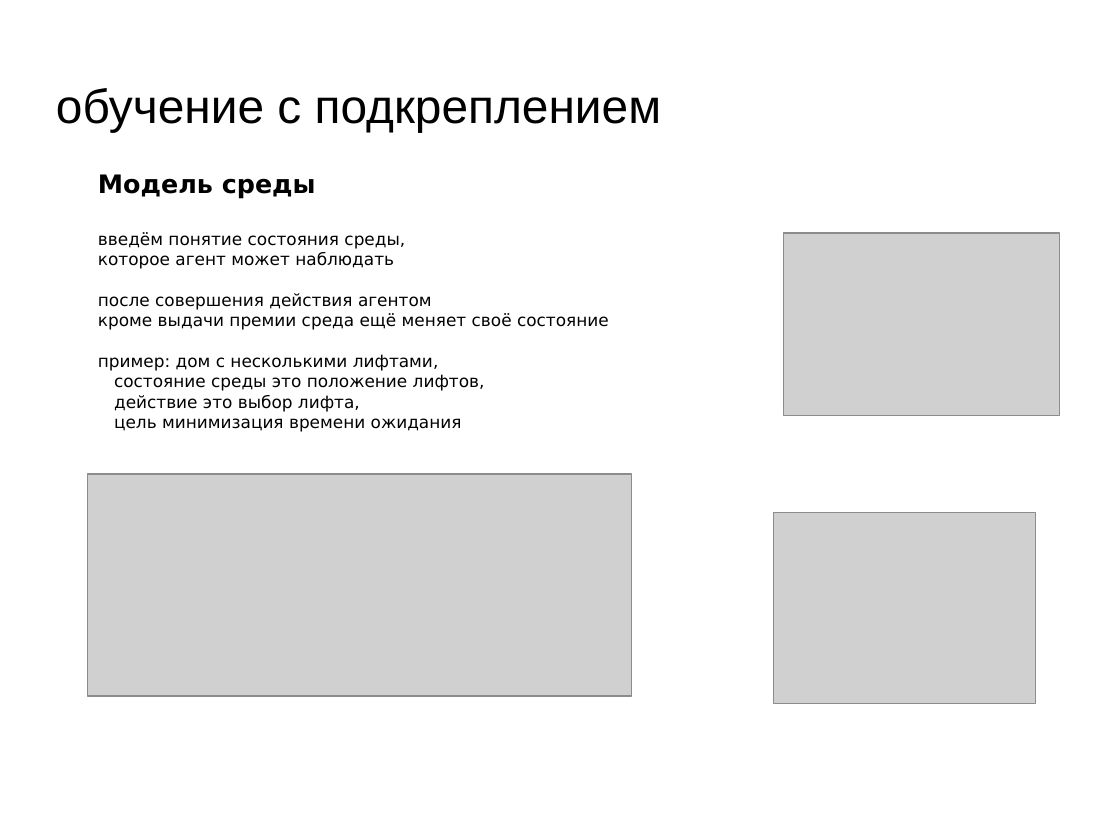
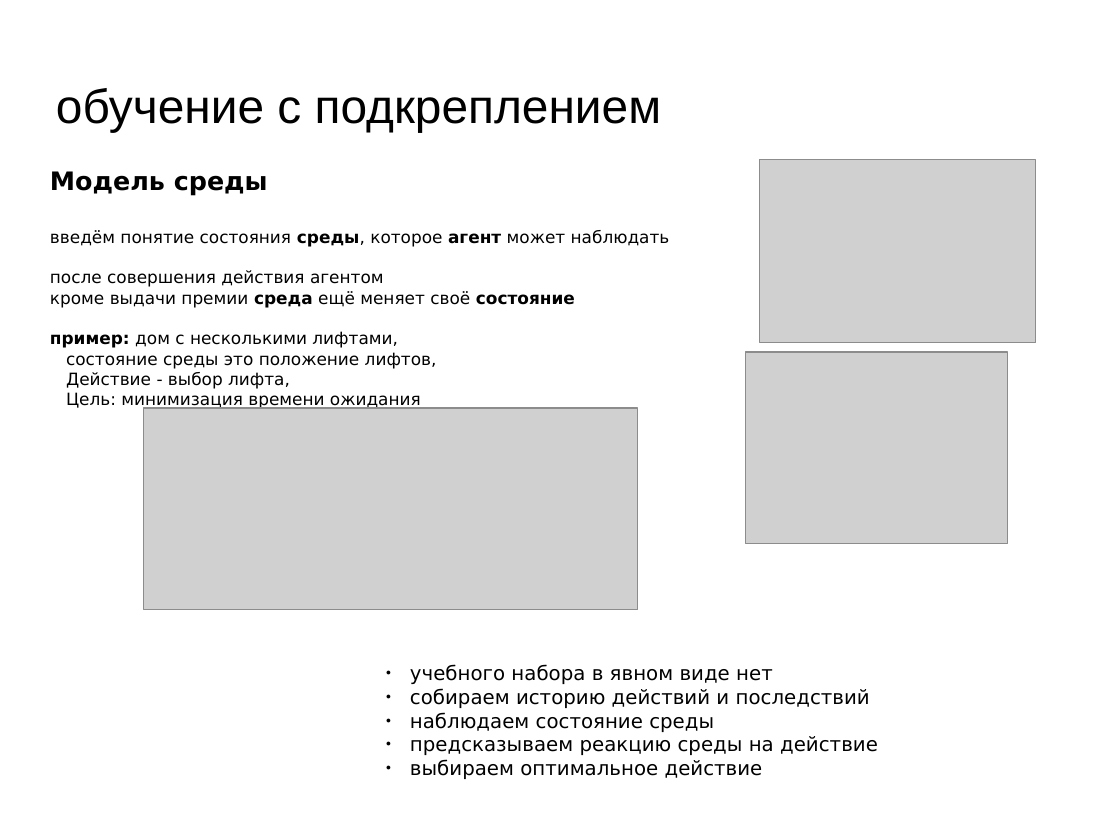
Before and after one commit to mechanoid5/ml_lectorium_legacy, a slide deck: slide 13 of 34-reinforcement-learning.odp (slide 6 before the commit). Drawn at 1120x840 pixels with LibreOffice and Linux fonts; fonts in the diff are those of the drawing; grey boxes stand for pictures; background and template pictures are left out. Boxes give left, top, right and bottom in pixels: in the first picture for what was removed or moved away, otherwise in the second. Text is boxed around its words. In the diff, an @@ line names an element or a change of style, - is before the commit and + after.

```diff
--- a/34-reinforcement-learning.odp
+++ b/34-reinforcement-learning.odp
@@ text "Модель среды": place and size @@
-text "Модель среды" at box(98, 174, 609, 432)
+text "Модель среды" at box(50, 171, 670, 410)
@@ picture: place and size @@
-picture at box(785, 233, 1060, 416)
+picture at box(760, 160, 1036, 343)
@@ text at box(50, 230, 670, 247): text changed @@
-введём понятие состояния среды,
-которое агент может наблюдать
+введём понятие состояния среды, которое агент может наблюдать
@@ text at box(50, 291, 575, 348): bold on in "среда состояние", "пример:" @@
@@ picture: place and size @@
-picture at box(773, 512, 1037, 704)
+picture at box(746, 352, 1009, 544)
@@ text at box(66, 372, 421, 410): text changed @@
-действие это выбор лифта,
-цель минимизация времени ожидания
+Действие - выбор лифта,
+Цель: минимизация времени ожидания
@@ picture: place and size @@
-picture at box(88, 474, 632, 696)
+picture at box(144, 409, 638, 610)
@@ text added at box(410, 664, 878, 779), 14 pt, text #000000 @@
+● учебного набора в явном виде нет
+● собираем историю действий и последствий
+● наблюдаем состояние среды
+● предсказываем реакцию среды на действие
+● выбираем оптимальное действие
```
Also in this commit, not shown: 2 other slides changed, 9 slides added, 3 slides removed.
